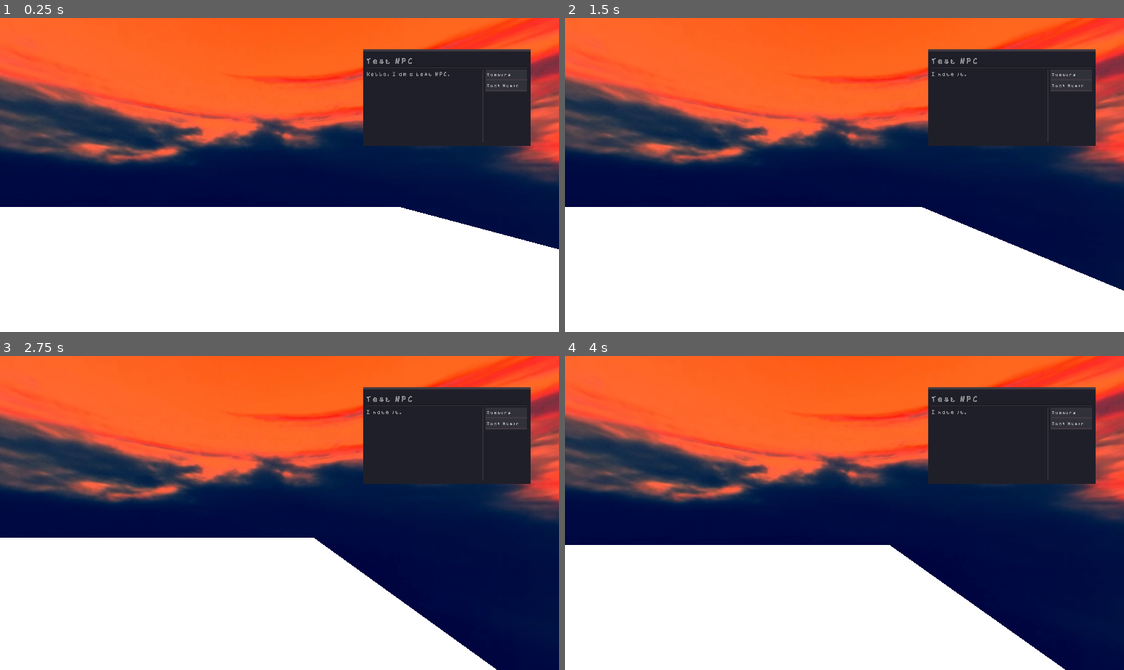
Above: before the commit, frames 1-4 (two rows, left to right).
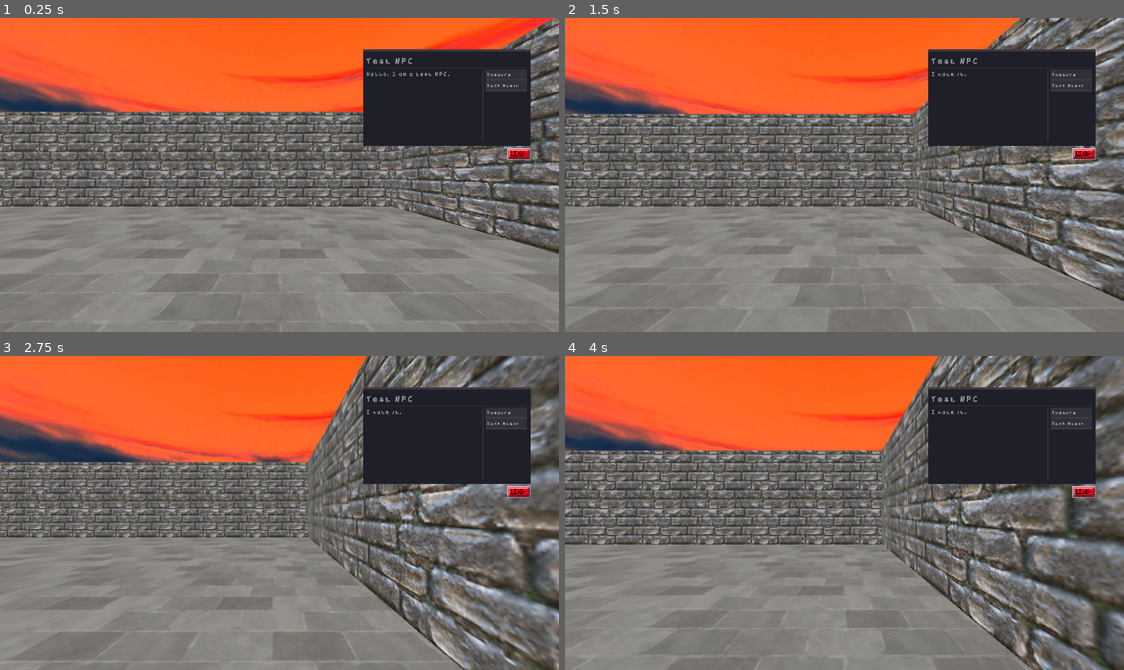
Above: after the commit, the same moments.

Repository: troingle/cruscord-jam-0
Game: Godot game, scene res://levels/level_1.tscn
Two runs of this game, one before a commit and one after it. Both use one fixed random seed, a clock stepped at 60 frames per second and the inputs below.
Inputs (mouse positions are in pixels of both pictures, inside the frame that each line leads up to):
- Up to frame 1 (0.25 s): no input
- Up to frame 2 (1.5 s): tap Enter at 0.5 s; move the mouse to (1073, 74) at 0.52 s; hold Right (right) 0.53-1.28 s; click (1073, 74) at 0.67 s; move the mouse to (1073, 87) at 1.27 s; hold S (backward) from 1.28 s (still down); click (1073, 87) at 1.42 s
- Up to frame 3 (2.75 s): move the mouse to (335, 443) at 2.02 s; release S (backward) at 2.03 s; hold Right (right) from 2.03 s (still down); click (335, 443) at 2.17 s
- Up to frame 4 (4 s): move the mouse to (816, 575) at 2.77 s; release Right (right) at 2.78 s; hold W (forward) 2.78-3.53 s; click (816, 575) at 2.92 s; move the mouse to (1012, 560) at 3.52 s; hold A (left) from 3.53 s (still down); click (1012, 560) at 3.67 s

The runs differ from the first frame. In frame 1, 68% of the frame differs, in the area x 0-100%, y 0-100%; in frame 2, 69%; in frame 3, 70%; in frame 4, 71%.

Commit message:
Added option to leave dialogue box + added test environment

Diff:
--- a/icon.svg
+++ /dev/null
@@ -1 +0,0 @@
-<svg xmlns="http://www.w3.org/2000/svg" width="128" height="128"><rect width="124" height="124" x="2" y="2" fill="#363d52" stroke="#212532" stroke-width="4" rx="14"/><g fill="#fff" transform="translate(12.322 12.322)scale(.101)"><path d="M105 673v33q407 354 814 0v-33z"/><path fill="#478cbf" d="m105 673 152 14q12 1 15 14l4 67 132 10 8-61q2-11 15-15h162q13 4 15 15l8 61 132-10 4-67q3-13 15-14l152-14V427q30-39 56-81-35-59-83-108-43 20-82 47-40-37-88-64 7-51 8-102-59-28-123-42-26 43-46 89-49-7-98 0-20-46-46-89-64 14-123 42 1 51 8 102-48 27-88 64-39-27-82-47-48 49-83 108 26 42 56 81zm0 33v39c0 276 813 276 814 0v-39l-134 12-5 69q-2 10-14 13l-162 11q-12 0-16-11l-10-65H446l-10 65q-4 11-16 11l-162-11q-12-3-14-13l-5-69z"/><path d="M483 600c0 34 58 34 58 0v-86c0-34-58-34-58 0z"/><circle cx="725" cy="526" r="90"/><circle cx="299" cy="526" r="90"/></g><g fill="#414042" transform="translate(12.322 12.322)scale(.101)"><circle cx="307" cy="532" r="60"/><circle cx="717" cy="532" r="60"/></g></svg>
--- a/levels/level_1.tscn
+++ b/levels/level_1.tscn
@@ -1,10 +1,20 @@
-[gd_scene load_steps=4 format=3 uid="uid://14g5htvx2spn"]
+[gd_scene load_steps=7 format=3 uid="uid://14g5htvx2spn"]
 
 [ext_resource type="PackedScene" uid="uid://cgp4by0w8v538" path="res://misc_nodes/world_environment.tscn" id="1_vn7o3"]
+[ext_resource type="Texture2D" uid="uid://ivh3rbao56jw" path="res://textures/world/premade/floor_brick.png" id="2_bt44k"]
 [ext_resource type="PackedScene" uid="uid://bqe6mh5mitj27" path="res://player/player.tscn" id="2_jirdo"]
+[ext_resource type="Texture2D" uid="uid://dhbpig8shrsjx" path="res://textures/world/premade/brick1.png" id="3_kx6l7"]
+
+[sub_resource type="StandardMaterial3D" id="StandardMaterial3D_jirdo"]
+shading_mode = 0
+albedo_texture = ExtResource("2_bt44k")
+uv1_scale = Vector3(0.165, 0.165, 0.165)
+uv1_triplanar = true
 
 [sub_resource type="StandardMaterial3D" id="StandardMaterial3D_kx6l7"]
-uv1_scale = Vector3(-0.085, -0.085, -0.085)
+shading_mode = 0
+albedo_texture = ExtResource("3_kx6l7")
+uv1_scale = Vector3(0.165, 0.165, 0.165)
 uv1_triplanar = true
 
 [node name="Level1" type="Node3D"]
@@ -17,6 +27,26 @@
 [node name="CSGBox3D" type="CSGBox3D" parent="TestGround"]
 transform = Transform3D(1, 0, 0, 0, 1, 0, 0, 0, 1, -11.2396, -0.508488, -3.51587)
 size = Vector3(48.4587, 1, 30.0317)
+material = SubResource("StandardMaterial3D_jirdo")
+
+[node name="Wall" type="CSGBox3D" parent="TestGround"]
+transform = Transform3D(1, 0, 0, 0, -4.37114e-08, -1, 0, 1, -4.37114e-08, -11.2396, 3.97566, -19.5159)
+size = Vector3(48.4587, 1, 13)
+material = SubResource("StandardMaterial3D_kx6l7")
+
+[node name="Wall2" type="CSGBox3D" parent="TestGround"]
+transform = Transform3D(-4.37114e-08, -1, 4.37114e-08, 0, -4.37114e-08, -1, 1, -4.37114e-08, 1.91069e-15, 12.7604, 3.97566, -5.51587)
+size = Vector3(48.4587, 1, 13)
+material = SubResource("StandardMaterial3D_kx6l7")
+
+[node name="Wall3" type="CSGBox3D" parent="TestGround"]
+transform = Transform3D(-1, 8.74228e-08, -3.82137e-15, 0, -4.37114e-08, -1, -8.74228e-08, -1, 4.37114e-08, -12.5103, 3.97566, 10.4841)
+size = Vector3(55, 1, 13)
+material = SubResource("StandardMaterial3D_kx6l7")
+
+[node name="Wall4" type="CSGBox3D" parent="TestGround"]
+transform = Transform3D(1.31134e-07, 1, -4.37114e-08, 0, -4.37114e-08, -1, -1, 1.31134e-07, -5.73206e-15, -32.5103, 3.97566, -8.51587)
+size = Vector3(55, 1, 13)
 material = SubResource("StandardMaterial3D_kx6l7")
 
 [node name="Player" parent="." instance=ExtResource("2_jirdo")]
--- a/project.godot
+++ b/project.godot
@@ -13,7 +13,6 @@
 config/name="CRUSCORD JAM 0"
 run/main_scene="uid://14g5htvx2spn"
 config/features=PackedStringArray("4.4", "GL Compatibility")
-config/icon="res://icon.svg"
 
 [autoload]
 
@@ -64,6 +63,7 @@
 
 [rendering]
 
+textures/canvas_textures/default_texture_filter=0
 renderer/rendering_method="gl_compatibility"
 renderer/rendering_method.mobile="gl_compatibility"
 environment/defaults/default_clear_color=Color(0, 0, 0, 1)
--- a/ui/dialogue.gd
+++ b/ui/dialogue.gd
@@ -12,6 +12,7 @@
 func open_dialogue(npc_name, first_time):
 	current_npc = npc_name
 	show()
+	$"../LeaveButton".show()
 	name_label.text = current_npc
 
 	if first_time:
--- /dev/null
+++ b/ui/leave_button.gd
@@ -0,0 +1,6 @@
+extends TextureRect
+
+func _gui_input(event: InputEvent) -> void:
+	if event is InputEventMouseButton and event.pressed and event.button_index == MOUSE_BUTTON_LEFT:
+		$"../DialogueBox".hide()
+		hide()
--- a/ui/ui.tscn
+++ b/ui/ui.tscn
@@ -1,8 +1,10 @@
-[gd_scene load_steps=7 format=3 uid="uid://b61d4dal1kclu"]
+[gd_scene load_steps=9 format=3 uid="uid://b61d4dal1kclu"]
 
 [ext_resource type="Script" uid="uid://c4w0c25s50ndb" path="res://ui/dialogue.gd" id="1_nb4k0"]
 [ext_resource type="FontFile" uid="uid://c7c6426jrb7b4" path="res://fonts/I'm gonna cry.ttf" id="2_ks8t7"]
 [ext_resource type="PackedScene" uid="uid://c51kfxnjyebe5" path="res://ui/option.tscn" id="3_wl5ax"]
+[ext_resource type="Texture2D" uid="uid://dmdt7boaaxlsh" path="res://textures/ui_textures/LEAVe.png" id="4_vkava"]
+[ext_resource type="Script" uid="uid://bmw6w340i368x" path="res://ui/leave_button.gd" id="5_tf0e0"]
 
 [sub_resource type="StyleBoxFlat" id="StyleBoxFlat_ks8t7"]
 bg_color = Color(0.121569, 0.121569, 0.160784, 1)
@@ -130,3 +132,13 @@
 
 [node name="Option10" parent="DialogueBox/MarginContainer/HBoxContainer/LeftSide/VBoxContainer/SpeechStuff/Options/ScrollContainer/VBoxContainer" instance=ExtResource("3_wl5ax")]
 layout_mode = 2
+
+[node name="LeaveButton" type="TextureRect" parent="."]
+layout_mode = 0
+offset_left = 697.0
+offset_top = 179.0
+offset_right = 761.0
+offset_bottom = 211.0
+scale = Vector2(0.5, 0.5)
+texture = ExtResource("4_vkava")
+script = ExtResource("5_tf0e0")
Binary file added: textures/ui_textures/LEAVe.png
Not shown, changed: textures/ui_textures/LEAVe.png.import
Binary file added: textures/ui_textures/LEAVe_alt.png
Not shown, added: textures/ui_textures/LEAVe_alt.png.import
Binary file removed: textures/world/grass.jpg
Binary file added: textures/world/premade/brick1.png
Not shown, added: textures/world/premade/brick1.png.import
Binary file added: textures/world/premade/floor_brick.png
Not shown, changed: textures/world/premade/floor_brick.png.import
Not shown, added: ui/leave_button.gd.uid
